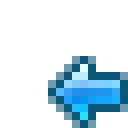
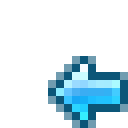
Revision of a layered 128px x 128px image; what changed, layer by layer:
added layer "Слой 27 kопия" above "Слой 27" over [56, 64, 120, 120]
hid "Слой 27" over [56, 64, 120, 120]
